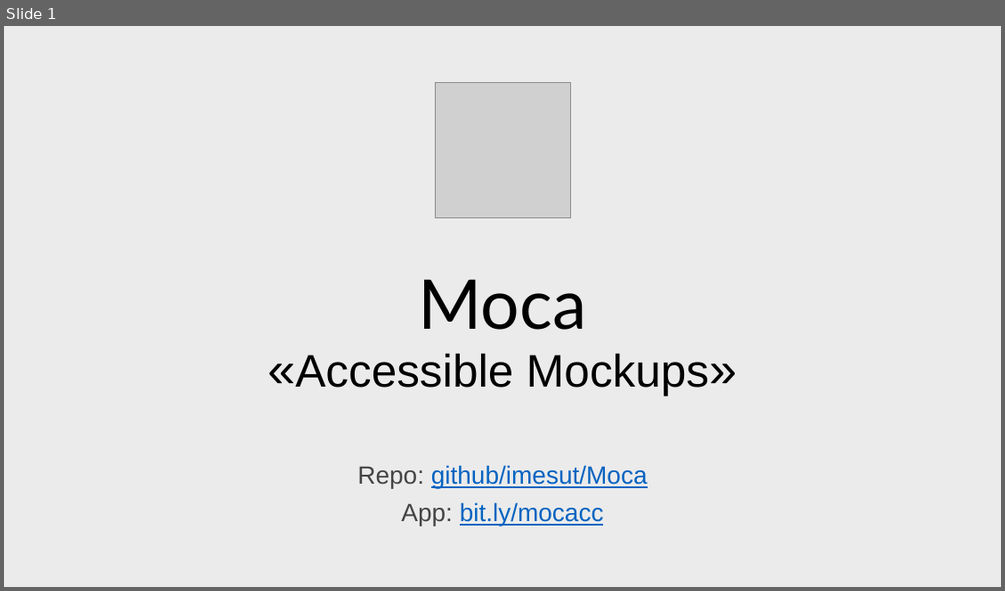
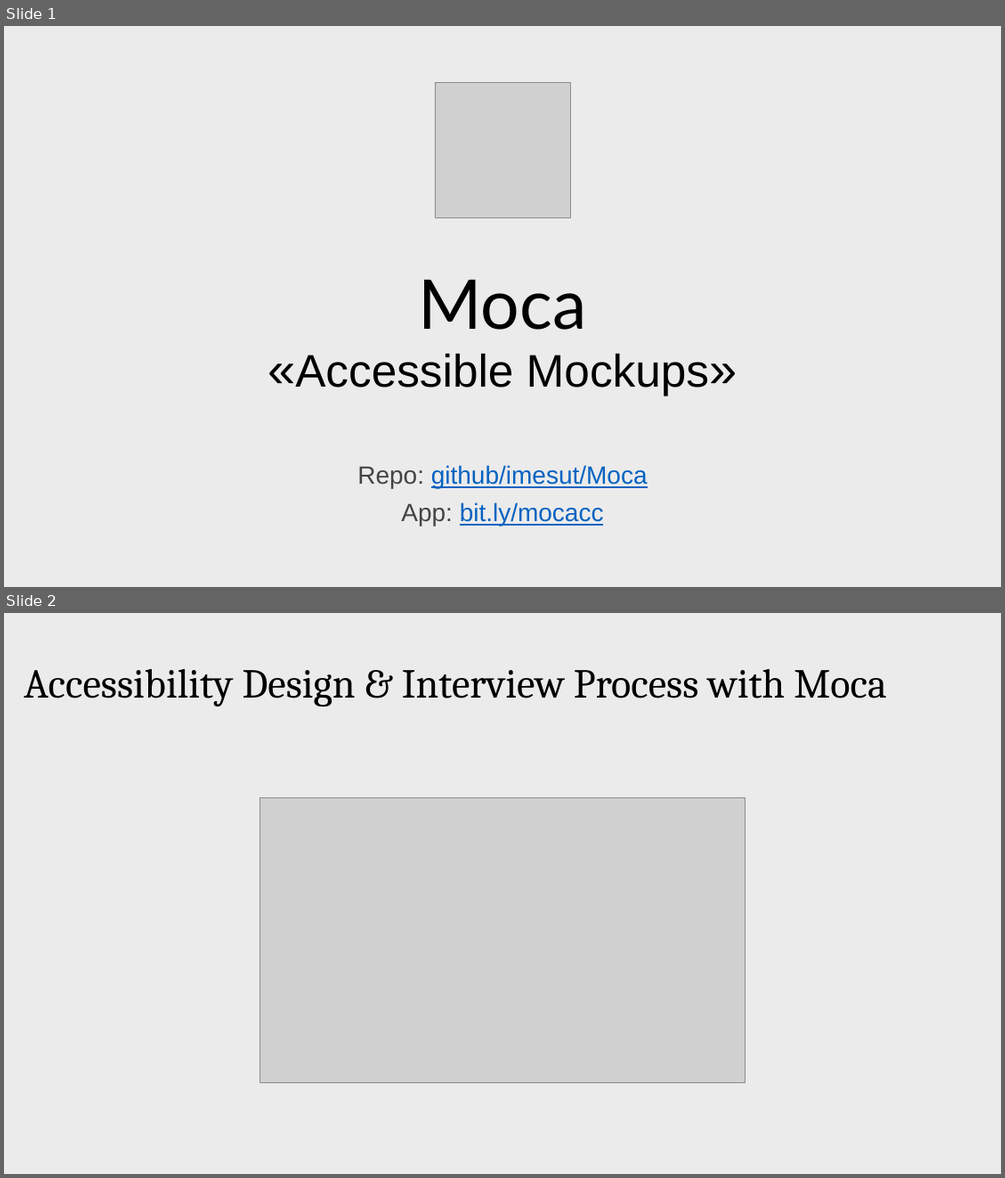
Before and after one commit to imesut/Moca, a slide deck: assets/slide/Moca.pptx. Shown one above the other, each under a label of ours: slide 1 before the commit, slides 1 and 2 after it. The pictures are 1005x591 and 1005x1178 pixels, drawn with LibreOffice and Linux fonts; fonts in the diff are those of the drawing; grey boxes stand for pictures. Boxes give left, top, right and bottom in pixels: in the first picture for what was removed or moved away, otherwise in the second. Text is boxed around its words. In the diff, an @@ line names an element or a change of style, - is before the commit and + after.

Commit message:
slide updated

```diff
--- a/assets/slide/Moca.pptx
+++ b/assets/slide/Moca.pptx
@@ slide 2 added at <box>4,613,1001,1174</box>, background #EBEBEB @@
@@ title added at <box>24,669,886,706</box>, 39.6 pt, text #000000 @@
+Accessibility Design & Interview Process with Moca
@@ picture added at <box>259,798,745,1083</box> @@
```
Also in this commit, not shown: 2 other files.
